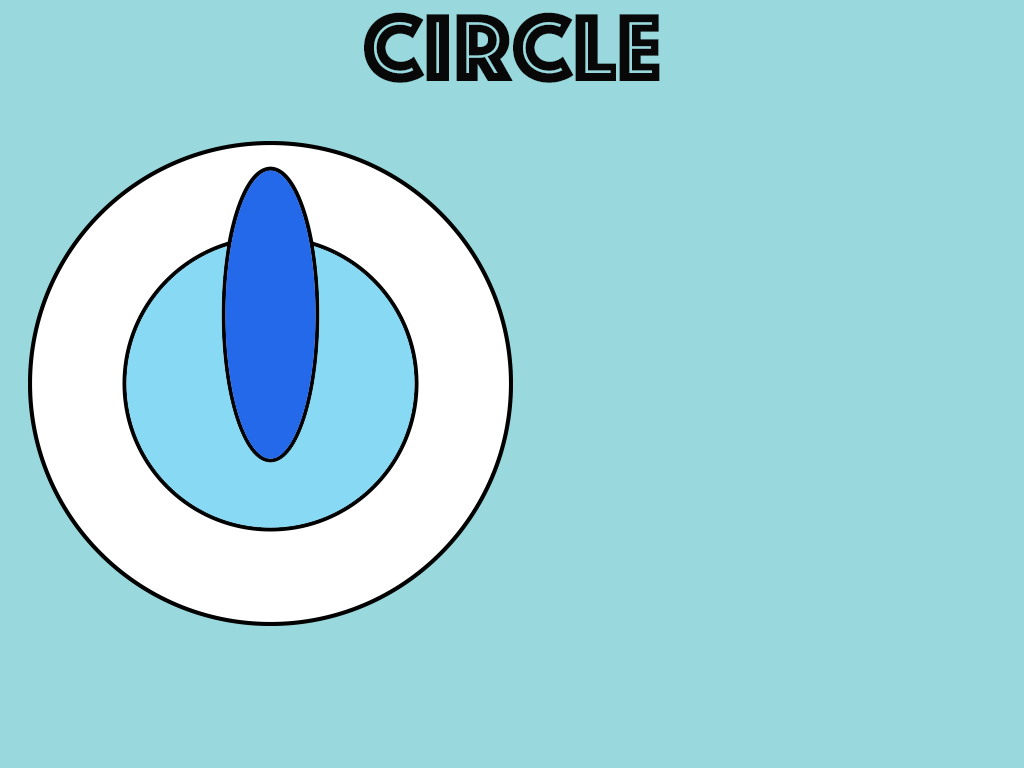
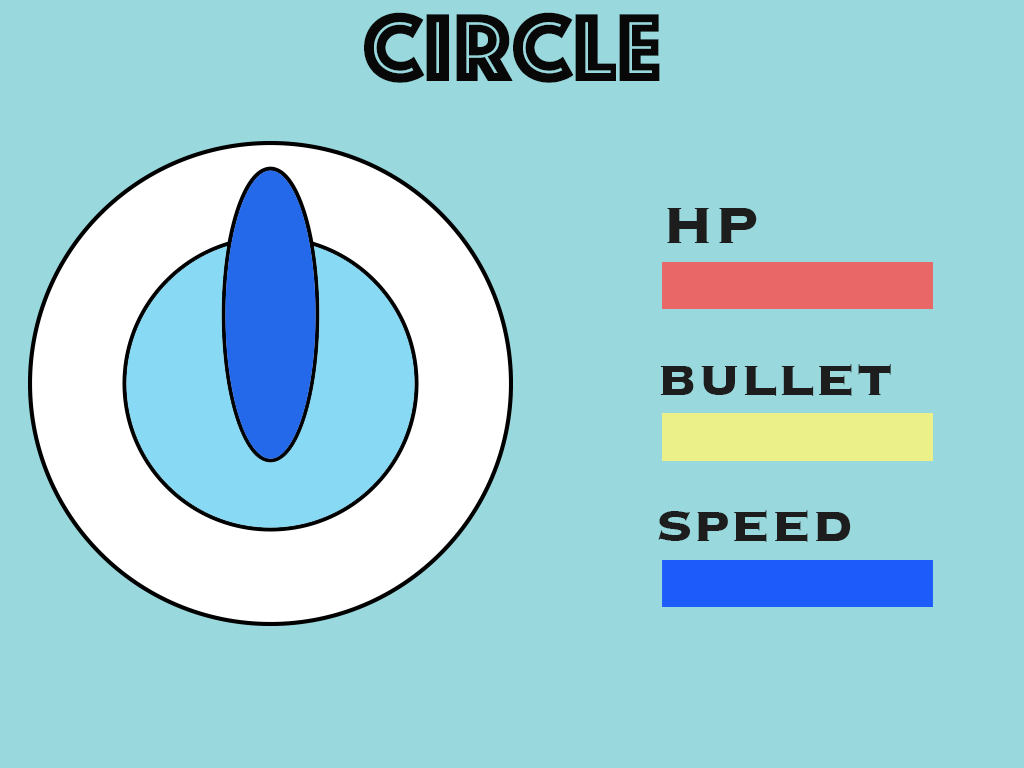
Layers edited between the first and the second w=1024, h=768 image:
added group "properties" (1st of 3, in "Circle") with 6 layers in group "Circle" over <box>658,208,933,607</box>
added layer "Speed" (1st of 6, in "Circle" › "properties") in group "properties" over <box>658,510,851,542</box>
added layer "Bullets" (1st of 6, in "Circle" › "properties") in group "properties" over <box>660,364,891,396</box>
added layer "HP" (2nd of 6, in "Circle" › "properties") in group "properties" over <box>662,262,933,309</box>
added layer "Bullets" (2nd of 6, in "Circle" › "properties") in group "properties" over <box>662,413,933,461</box>
added layer "Speed" (2nd of 6, in "Circle" › "properties") in group "properties" over <box>662,560,933,607</box>
added group "properties" (2nd of 3, in "Rect") with 6 layers in group "Rect" over <box>658,210,933,607</box>
added layer "Bullets" (3rd of 6, in "Rect" › "properties") in group "properties" over <box>660,367,891,396</box>
added layer "HP" (4th of 6, in "Rect" › "properties") in group "properties" over <box>662,265,933,309</box>
added layer "Bullets" (4th of 6, in "Rect" › "properties") in group "properties" over <box>662,416,852,461</box>
added layer "Speed" (4th of 6, in "Rect" › "properties") in group "properties" over <box>662,563,852,607</box>
added group "properties" (3rd of 3, in "Triangle") with 6 layers in group "Triangle" over <box>658,210,933,607</box>
added layer "Bullets" (5th of 6, in "Triangle" › "properties") in group "properties" over <box>660,367,891,396</box>
added layer "HP" (6th of 6, in "Triangle" › "properties") in group "properties" over <box>662,265,840,309</box>
added layer "Bullets" (6th of 6, in "Triangle" › "properties") in group "properties" over <box>662,416,933,461</box>
added layer "Speed" (6th of 6, in "Triangle" › "properties") in group "properties" over <box>662,560,933,607</box>
…and 5 more changes (5 added)
